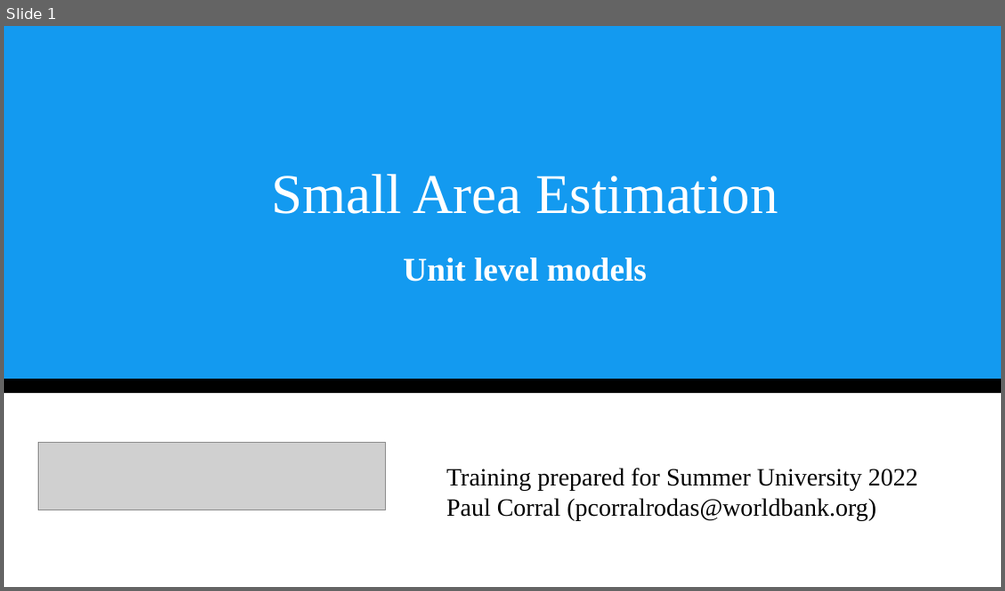
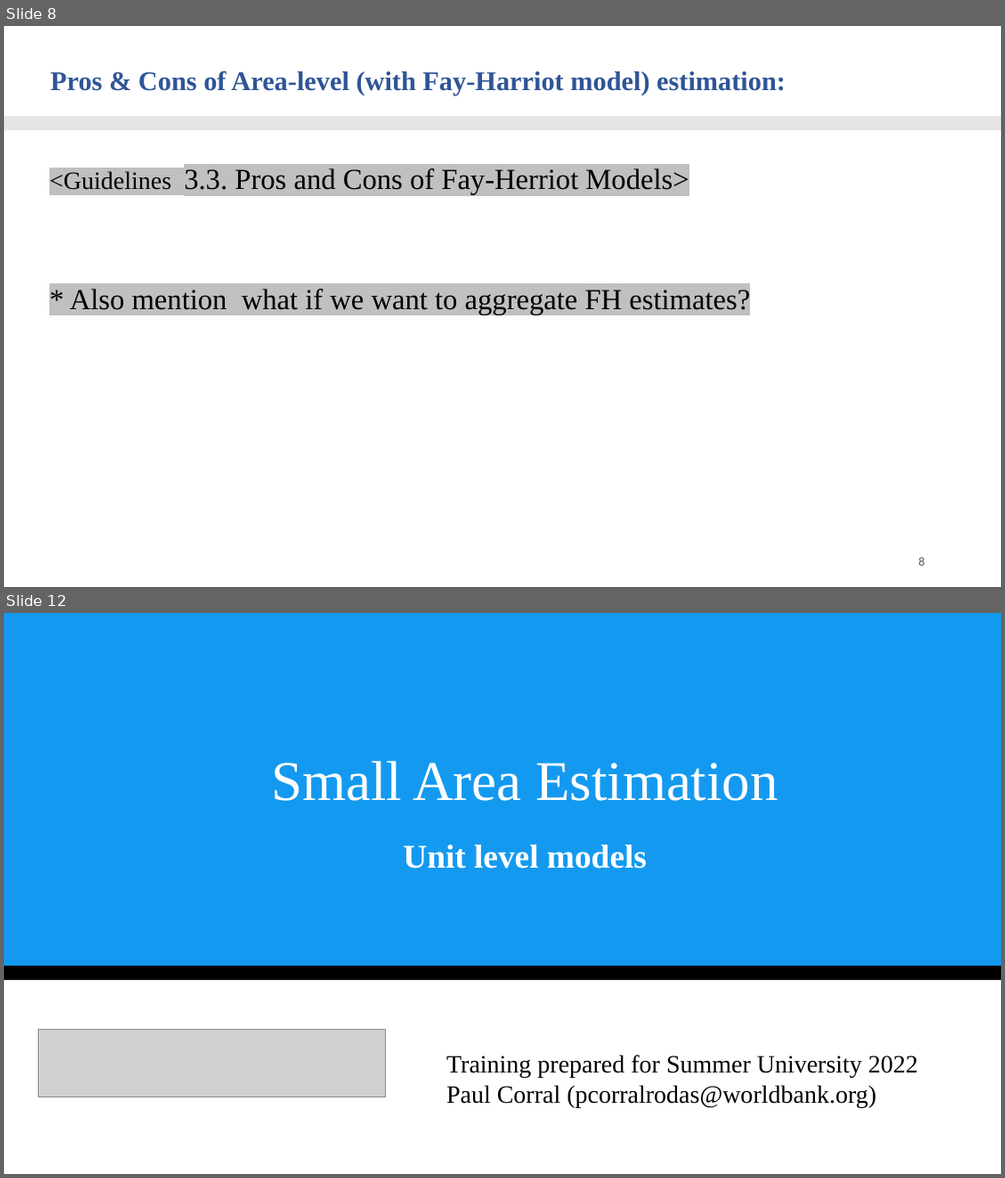
Before and after one commit to pcorralrodas/wb_sae_training, a slide deck: 03.Presentations/Small Area Estimation.pptx. Shown one above the other, each under a label of ours: slide 1 before the commit, slides 8 and 12 after it; the slides between them are not shown. The pictures are 1005x591 and 1005x1178 pixels, drawn with LibreOffice and Linux fonts; fonts in the diff are those of the drawing; grey boxes stand for pictures. Boxes give left, top, right and bottom in pixels: in the first picture for what was removed or moved away, otherwise in the second. Text is boxed around its words. In the diff, an @@ line names an element or a change of style, - is before the commit and + after.

Commit message:
Update Small Area Estimation.pptx
Adding FH exercise ( first version)

```diff
--- a/03.Presentations/Small Area Estimation.pptx
+++ b/03.Presentations/Small Area Estimation.pptx
@@ slide 8 added at box(4, 26, 1001, 587), background #FFFFFF @@
@@ title added at box(50, 70, 785, 95), 26 pt, text #2F5597, bold @@
+Pros & Cons of Area-level (with Fay-Harriot model) estimation:
@@ rectangle added at box(4, 116, 1001, 130), fill #E7E6E6 @@
@@ text added at box(49, 168, 750, 314), 28 pt, text #000000 @@
+<Guidelines 3.3. Pros and Cons of Fay-Herriot Models>
+* Also mention what if we want to aggregate FH estimates?
@@ page number added at box(918, 556, 924, 565), 12 pt, text #595959 @@
+8
@@ what was slide 1 is now slide 12 @@
```
Also in this commit, not shown: 1 slide changed, 10 other slides added.
